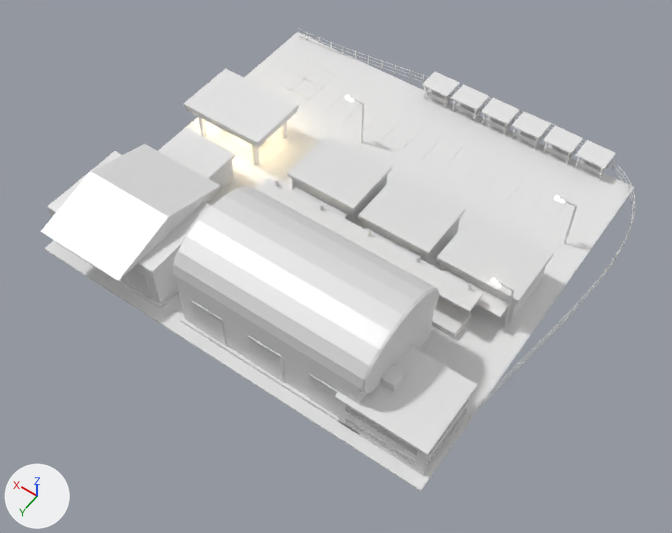
Two versions of the FBX model Assets/Art/KayseriIsland/Models/Copper/Phase2/Market_P2.fbx, one commit apart.
The view is the same before and after, from a 50 mm lens placed at (-57.8, 212.1, 122.4), pointed at (-4.8, 138.0, 5.9). The lights are fixed; the arrows at lower left show +X, +Y and +Z. The first picture is the older version. Where no turn or scale is listed for an object, it has been applied to the vertices. Vertices at exactly the same position are counted once.

The scene before the commit, as lines of its bpy script (objects in view):
```python
ob_market_dock = bpy.data.objects.new('Market.Dock', me_market_dock_001)
ob_market_dock.location = (0.0, 0.0, 5.0)
ob_market_goods = bpy.data.objects.new('Market.Goods', me_market_goods_001)
ob_market_goods.location = (0.0, 0.0, 5.0)
ob_market_office = bpy.data.objects.new('Market.Office', me_market_office_001)
ob_market_office.location = (-28.0, 154.0, 5.3)
ob_market_pad = bpy.data.objects.new('Market.Pad', me_market_pad_001)
ob_market_pad.location = (0.0, 0.0, 5.0)
ob_market_shop0 = bpy.data.objects.new('Market.Shop0', me_market_shop0_001)
ob_market_shop0.location = (-26.0, 126.0, 5.3)
ob_market_wh1 = bpy.data.objects.new('Market.WH1', me_market_wh1_001)
ob_market_wh1.location = (-8.0, 150.0, 5.3)
ob_market_wh2 = bpy.data.objects.new('Market.WH2', me_market_wh2_001)
ob_market_wh2.location = (24.0, 152.0, 5.3)
# also in view: 'Market.Fuel' at (26.0, 123.0, 9.1); 'Market.Bays' at (0.6, 116.8, 5.3); 'Market.Shop1' at (-11.0, 127.0, 8.6); 'Market.Shop2' at (3.0, 127.0, 9.1); 'Market.Fence' at (-2.6, 125.0, 6.3)
```
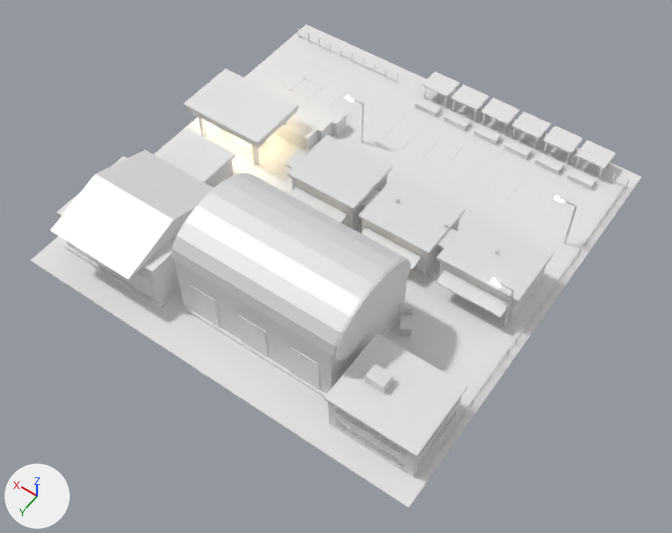
Where the newer file only moved an object's origin or applied its transform, the numbers keep the older frame.

Boxes (x1, y1, x2, y2) around the edits, measured in the pictures (672 x 533 px; the box of a moved part takes in the faces that stretch with it):
'Market.Pad', reshaped
    before: (44, 32, 634, 491)
    after: (30, 24, 641, 509)
'Market.WH1', reshaped, moved (10% narrower, 10% shorter)
    before: (173, 186, 439, 435)
    after: (172, 172, 411, 397)
'Market.WH2', reshaped (9% narrower)
    before: (41, 144, 220, 309)
    after: (51, 150, 214, 309)
'Market.Office', moved
    before: (334, 346, 478, 475)
    after: (324, 333, 468, 477)
'Market.Dock', moved
    before: (258, 178, 483, 339)
    after: (285, 150, 499, 280)
'Market.Goods', reshaped (not visible before)
    after: (276, 99, 346, 193)
part 3 of me_market_goods_001, moved or reshaped (not visible before)
    after: (305, 99, 346, 136)
part 4 of me_market_goods_001, moved or reshaped (not visible before)
    after: (292, 106, 332, 142)
part 5 of me_market_goods_001, moved or reshaped (not visible before)
    after: (276, 117, 318, 151)
part 6 of me_market_wh1_001, added
    after: (179, 301, 406, 397)
part 7 of me_market_wh1_001, added
    after: (174, 260, 407, 394)
part 8 of me_market_wh1_001, added
    after: (289, 346, 320, 389)
part 9 of me_market_wh1_001, added
    after: (172, 172, 409, 361)
part 10 of me_market_wh1_001, moved or reshaped
    before: (173, 186, 246, 272)
    after: (172, 173, 241, 254)
part 11 of me_market_wh1_001, moved or reshaped
    before: (362, 289, 439, 394)
    after: (334, 260, 411, 361)
part 12 of me_market_wh1_001, added
    after: (237, 314, 268, 358)
part 13 of me_market_wh1_001, added
    after: (188, 284, 220, 327)
part 14 of me_market_wh1_001, deleted
    before: (173, 186, 438, 435)
part 15 of me_market_wh2_001, moved or reshaped
    before: (41, 144, 220, 281)
    after: (51, 150, 214, 279)
part 16 of me_market_wh2_001, moved or reshaped
    before: (128, 269, 152, 299)
    after: (132, 272, 153, 299)
part 17 of me_market_wh2_001, moved or reshaped (not visible before)
    after: (102, 263, 121, 279)
part 18 of me_market_wh2_001, moved or reshaped (not visible before)
    after: (72, 244, 91, 260)
part 19 of me_market_wh2_001, moved or reshaped
    before: (47, 151, 211, 309)
    after: (56, 156, 180, 309)

Edits to the bpy script that builds the scene:
```text
Change me_market_goods_001:
    remove me_market_goods_001.from_pydata(...)  # 120 vertices, 180 faces; spans x -21.3..19.5, y 138.1..150.3, z 0.3..3.3
    add me_market_goods_001.from_pydata(...)  # 120 vertices, 180 faces; spans x 6.3..21.5, y 110.5..136.6, z 0.3..3.3
    me_market_goods_001 part 3: the loose piece of 8 vertices spanning x 10.5..17.5, y 140.5..143.5, z 0.3..3.3 is moved by (2.0, -30.0, 0.0)
    me_market_goods_001 part 4: the loose piece of 8 vertices spanning x 11.5..18.5, y 143.9..146.9, z 0.3..3.3 is moved by (2.0, -30.4, 0.0)
    me_market_goods_001 part 5: the loose piece of 8 vertices spanning x 12.5..19.5, y 147.3..150.3, z 0.3..3.3 is moved by (2.0, -30.8, 0.0)
    other edits to the shape of me_market_goods_001 do not show in these pictures
Change me_market_pad_001:
    remove me_market_pad_001.from_pydata(...)  # 16 vertices, 24 faces; spans x -36.0..36.0, y 94.0..162.0, z 0.0..0.4
    add me_market_pad_001.from_pydata(...)  # 16 vertices, 24 faces; spans x -36.0..36.0, y 91.0..165.0, z 0.0..0.4
    me_market_pad_001 part 1: the loose piece of 8 vertices spanning x -36.0..36.0, y 94.0..162.0, z 0.0..0.3 is scaled about its middle by (1, 1.09, 1)
Change me_market_wh2_001:
    remove me_market_wh2_001.from_pydata(...)  # 78 vertices, 116 faces; spans x -11.5..11.5, y -11.6..11.6, z 0.0..11.8
    add me_market_wh2_001.from_pydata(...)  # 78 vertices, 116 faces; spans x -11.5..9.5, y -10.6..10.6, z 0.0..11.8
    me_market_wh2_001 part 15: the loose piece of 6 vertices spanning x -8.1..8.1, y -11.6..11.6, z 8.5..11.8 is scaled about its middle by (1, 0.914, 1), then moved by (-1.0, 0.0, 0.0)
    me_market_wh2_001 part 16: the loose piece of 8 vertices spanning x -9.4..-5.3, y 7.4..7.6, z 0.5..5.5 is scaled about its middle by (0.909, 1, 1), then moved by (-0.3, 0.0, 0.0)
    me_market_wh2_001 part 17: the loose piece of 8 vertices spanning x -2.0..2.0, y 7.4..7.6, z 0.5..5.5 is scaled about its middle by (0.909, 1, 1), then moved by (-1.0, 0.0, 0.0)
    me_market_wh2_001 part 18: the loose piece of 8 vertices spanning x 5.3..9.4, y 7.4..7.6, z 0.5..5.5 is scaled about its middle by (0.909, 1, 1), then moved by (-1.7, 0.0, 0.0)
    me_market_wh2_001 part 19: 8 of 78 vertices moved; they spanned x 11.0..11.5, y -8.0..8.0, z 0.0..8.5 and now span x 9.0..9.5, y -8.0..8.0, z 0.0..8.5; mean shift (-2.0, 0.0, 0.0); largest move (11.5, -8.0, 0.0) -> (9.5, -8.0, 0.0)
Change me_market_dock_001:
    remove me_market_dock_001.from_pydata(...)  # 88 vertices, 132 faces; spans x -28.0..12.0, y 132.8..138.5, z 0.3..7.8
    add me_market_dock_001.from_pydata(...)  # 88 vertices, 132 faces; spans x -28.0..12.0, y 124.8..130.5, z 0.3..7.8
    me_market_dock_001 part 2: the whole mesh is moved by (0.0, -8.0, 0.0)
Change me_market_wh1_001:
    remove me_market_wh1_001.from_pydata(...)  # 208 vertices, 360 faces; spans x -16.6..16.6, y -10.0..10.0, z 0.0..17.2
    add me_market_wh1_001.from_pydata(...)  # 200 vertices, 348 faces; spans x -14.6..14.6, y -10.0..10.0, z 0.0..17.2
    me_market_wh1_001 part 6: a new loose piece, a box spanning x -14.5..14.5, y -10.0..10.0, z 0.0..0.5, in mat_concrete_dk (white #e7e7e7)
    me_market_wh1_001 part 7: a new loose piece, a box spanning x -14.0..14.0, y -9.5..9.5, z 0.5..11.5, in mat_cream (white #e7e7e7)
    me_market_wh1_001 part 8: a new loose piece, a box spanning x -11.9..-6.77, y 9.38..9.62, z 0.5..7.32, in mat_steel_dk (white #e7e7e7)
    me_market_wh1_001 part 9: a new loose piece, a 20-sided cylinder along x spanning x -14.3..14.3, y -9.5..9.5, z 5.8..17.2, in mat_roof_teal (white #e7e7e7)
    me_market_wh1_001 part 10: the loose piece of 40 vertices spanning x 16.1..16.6, y -9.3..9.3, z 5.9..17.1 is moved by (-2.0, 0.0, 0.0)
    me_market_wh1_001 part 11: the loose piece of 40 vertices spanning x -16.6..-16.1, y -9.3..9.3, z 5.9..17.1 is moved by (2.0, 0.0, 0.0)
    me_market_wh1_001 part 12: a new loose piece, a box spanning x -2.57..2.57, y 9.38..9.62, z 0.5..7.32, in mat_steel_dk (white #e7e7e7)
    me_market_wh1_001 part 13: a new loose piece, a box spanning x 6.77..11.9, y 9.38..9.62, z 0.5..7.32, in mat_steel_dk (white #e7e7e7)
    me_market_wh1_001 part 14: 7 loose pieces with 88 vertices, spanning x -16.5..16.5, y -10.0..10.0, z 0.0..17.2, are deleted
    other edits to the shape of me_market_wh1_001 do not show in these pictures
Change ob_market_office:
    ob_market_office.location: (-28.0, 154.0, 5.3) -> (-27.0, 155.0, 5.3)
Change ob_market_wh1:
    ob_market_wh1.location: (-8.0, 150.0, 5.3) -> (-4.0, 148.0, 5.3)
```
